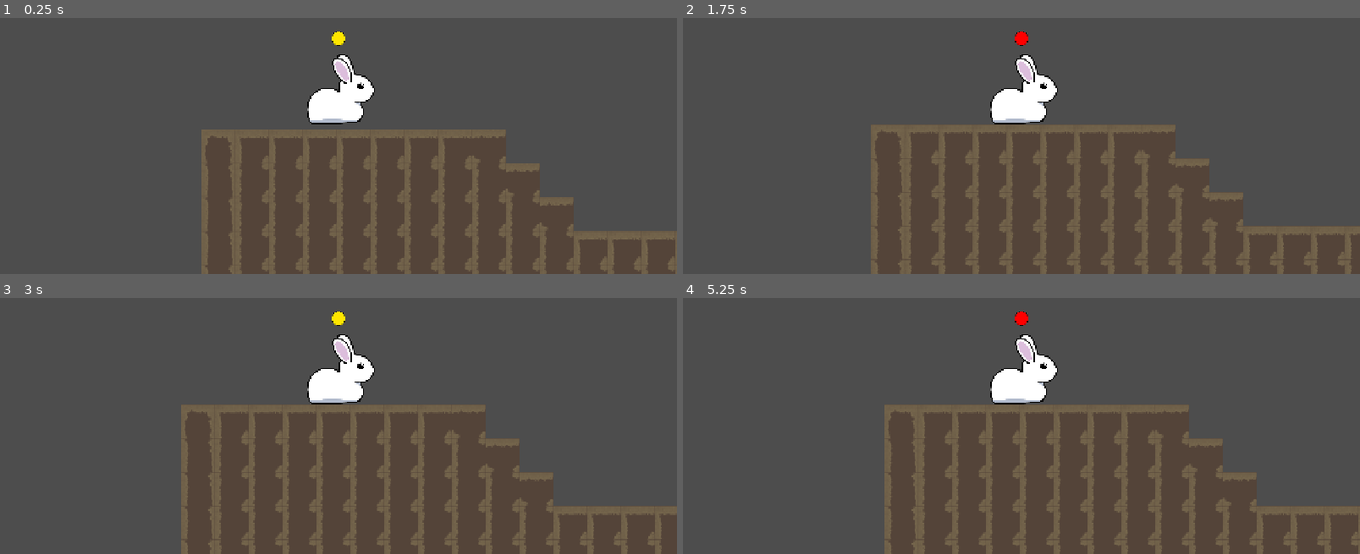
Above: before the commit, frames 1-4 (two rows, left to right).
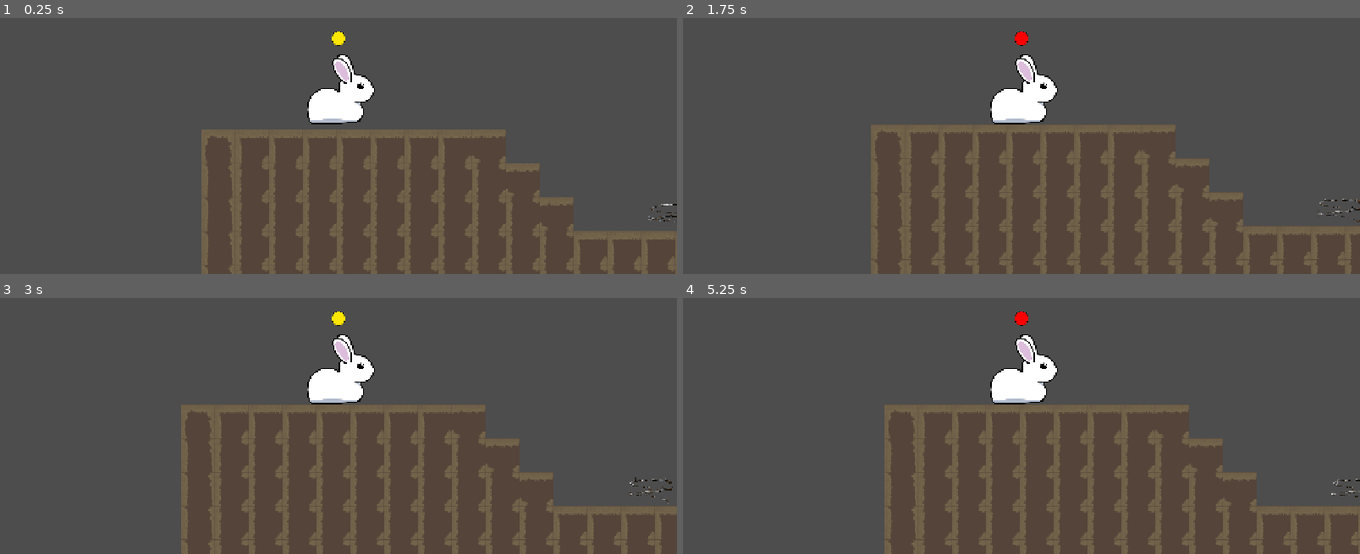
Above: after the commit, the same moments.

Repository: kaskadiia/haven-jam
Game: Godot game, scene res://scenes/game.tscn
Two runs of this game, one before a commit and one after it. Both use one fixed random seed, a clock stepped at 60 frames per second and the inputs below.
Inputs (mouse positions are in pixels of both pictures, inside the frame that each line leads up to):
- Up to frame 1 (0.25 s): no input
- Up to frame 2 (1.75 s): move the mouse to (987, 158) at 0.52 s; tap Space (charge) at 0.6, 1.35 s; click (987, 158) at 0.77 s; move the mouse to (1224, 140) at 1.27 s; click (1224, 140) at 1.52 s
- Up to frame 3 (3 s): move the mouse to (135, 305) at 2.02 s; tap Space (charge) at 2.1, 2.85 s; tap Enter at 2.75 s; move the mouse to (372, 364) at 2.77 s
- Up to frame 4 (5.25 s): click (1055, 364) at 3.02 s; move the mouse to (outside the picture) at 3.52 s; tap Space (charge) at 3.6, 4.35, 5.1 s; click (outside the picture) at 3.77 s; move the mouse to (1170, 344) at 4.27 s; click (1170, 344) at 4.52 s; move the mouse to (886, 382) at 5.02 s

The runs differ from the first frame. In frame 1, less than 0.1% of the frame differs, in the area x 95-100%, y 72-80%; in frame 2, less than 0.1%; in frame 3, 0.1%, in the area x 93-100%, y 69-81%; in frame 4, less than 0.1%.

Commit message:
added danger itme

Diff:
--- a/project.godot
+++ b/project.godot
@@ -30,6 +30,10 @@
 "res://scripts/": "purple"
 }
 
+[global_group]
+
+danger=""
+
 [input]
 
 jump={
--- a/scenes/game.tscn
+++ b/scenes/game.tscn
@@ -2,6 +2,7 @@
 
 [ext_resource type="PackedScene" uid="uid://cpsearjfiykcg" path="res://scenes/player.tscn" id="1_uwrxv"]
 [ext_resource type="Texture2D" uid="uid://dpfwwye43qe55" path="res://assets/placeholder-tiles.png" id="2_yqjtg"]
+[ext_resource type="Texture2D" uid="uid://i1mykl2r8iig" path="res://assets/barbed-wire-transparent-free-png.webp" id="3_lnu2h"]
 
 [sub_resource type="TileSetAtlasSource" id="TileSetAtlasSource_lnu2h"]
 texture = ExtResource("2_yqjtg")
@@ -21,6 +22,9 @@
 physics_layer_0/collision_layer = 1
 sources/0 = SubResource("TileSetAtlasSource_lnu2h")
 
+[sub_resource type="RectangleShape2D" id="RectangleShape2D_rjr5b"]
+size = Vector2(84, 50)
+
 [node name="Game" type="Node2D" unique_id=1920538082]
 
 [node name="Player" parent="." unique_id=412430487 instance=ExtResource("1_uwrxv")]
@@ -31,3 +35,14 @@
 [node name="TileMapLayer" type="TileMapLayer" parent="." unique_id=1025248284]
 tile_map_data = PackedByteArray("AAD+/wQAAAABAAAAAAD//wQAAAABAAAAAAAAAAQAAAABAAAAAAABAAQAAAABAAAAAAACAAQAAAABAAAAAAADAA …(1376 unchanged characters)…
 tile_set = SubResource("TileSet_uci4i")
+
+[node name="barbed wire" type="Area2D" parent="." unique_id=343224427 groups=["danger"]]
+position = Vector2(630, 419)
+
+[node name="Sprite2D" type="Sprite2D" parent="barbed wire" unique_id=827998217]
+scale = Vector2(0.05, 0.05)
+texture = ExtResource("3_lnu2h")
+
+[node name="CollisionShape2D" type="CollisionShape2D" parent="barbed wire" unique_id=1380664527]
+position = Vector2(2, -1)
+shape = SubResource("RectangleShape2D_rjr5b")
--- a/scenes/player.tscn
+++ b/scenes/player.tscn
@@ -16,6 +16,10 @@
 [sub_resource type="CircleShape2D" id="CircleShape2D_qhqgy"]
 radius = 66.00758
 
+[sub_resource type="CapsuleShape2D" id="CapsuleShape2D_rjr5b"]
+radius = 67.0
+height = 134.0
+
 [node name="Player" type="CharacterBody2D" unique_id=412430487]
 script = ExtResource("1_g2els")
 
@@ -24,11 +28,19 @@
 scale = Vector2(0.5, 0.5)
 texture = SubResource("GradientTexture2D_tgbg3")
 
-[node name="Collision" type="CollisionShape2D" parent="." unique_id=1072325583]
+[node name="Sprite" type="Sprite2D" parent="." unique_id=371381960]
+scale = Vector2(0.2, 0.2)
+texture = ExtResource("2_g2els")
+
+[node name="collision" type="CollisionShape2D" parent="." unique_id=1072325583]
 position = Vector2(3, 11)
 scale = Vector2(0.9999999, 0.9999999)
 shape = SubResource("CircleShape2D_qhqgy")
 
-[node name="Sprite" type="Sprite2D" parent="." unique_id=371381960]
-scale = Vector2(0.2, 0.2)
-texture = ExtResource("2_g2els")
+[node name="hitbox" type="Area2D" parent="." unique_id=294114216]
+
+[node name="CollisionShape2D" type="CollisionShape2D" parent="hitbox" unique_id=285970708]
+position = Vector2(2, 11)
+shape = SubResource("CapsuleShape2D_rjr5b")
+
+[connection signal="area_entered" from="hitbox" to="." method="_on_hitbox_area_entered"]
--- a/scripts/player.gd
+++ b/scripts/player.gd
@@ -39,3 +39,8 @@
 		charge -= charge
 #
 	move_and_slide()
+
+
+func _on_hitbox_area_entered(area: Area2D) -> void:
+	if area.is_in_group("danger"):
+		position = Vector2(0,0)
Binary file added: assets/barbed-wire-transparent-free-png.webp
Not shown, added: assets/barbed-wire-transparent-free-png.webp.import
